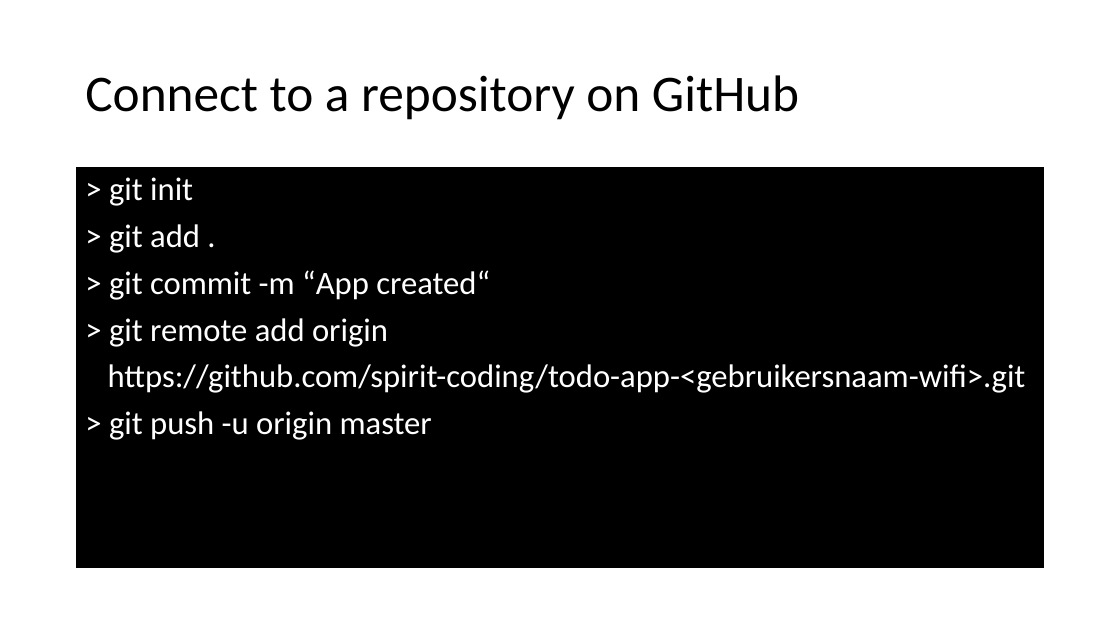
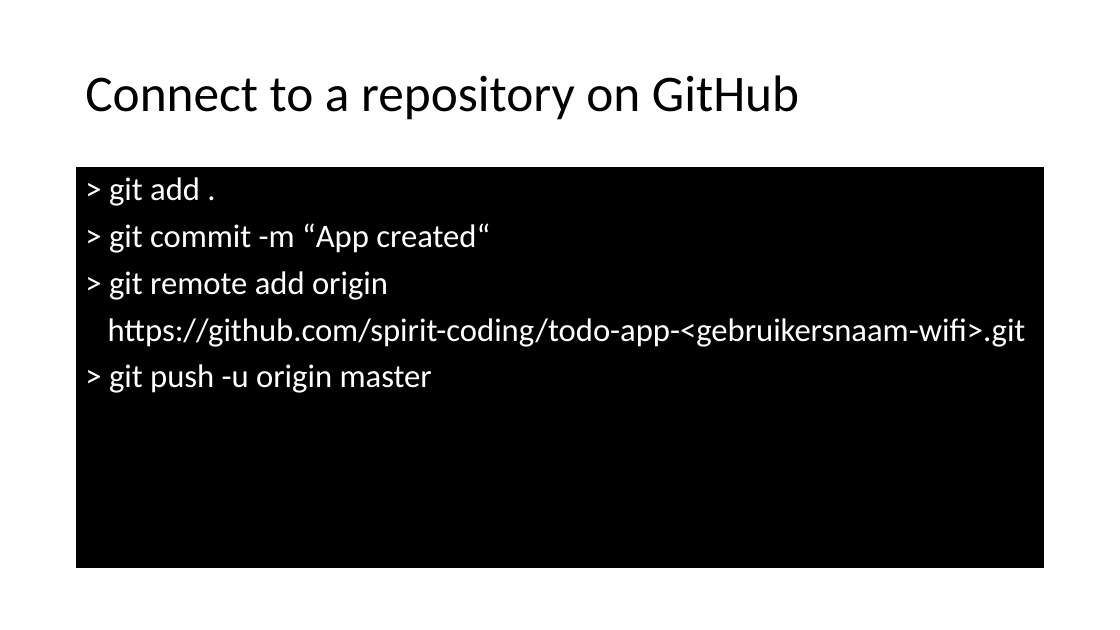
Before and after one commit to spirit-coding/todo-app-aj33349, a slide deck: slide 7 of Angular2.pptx. Drawn at 1120x630 pixels with LibreOffice and Linux fonts; fonts in the diff are those of the drawing. Boxes give left, top, right and bottom in pixels: in the first picture for what was removed or moved away, otherwise in the second. Text is boxed around its words. In the diff, an @@ line names an element or a change of style, - is before the commit and + after.

```diff
--- a/Angular2.pptx
+++ b/Angular2.pptx
@@ text at bbox=[109, 177, 193, 206]: paragraph removed @@
-> git init
```
Also in this commit, not shown: 8 other slides changed, 5 slides added, 3 other files.
